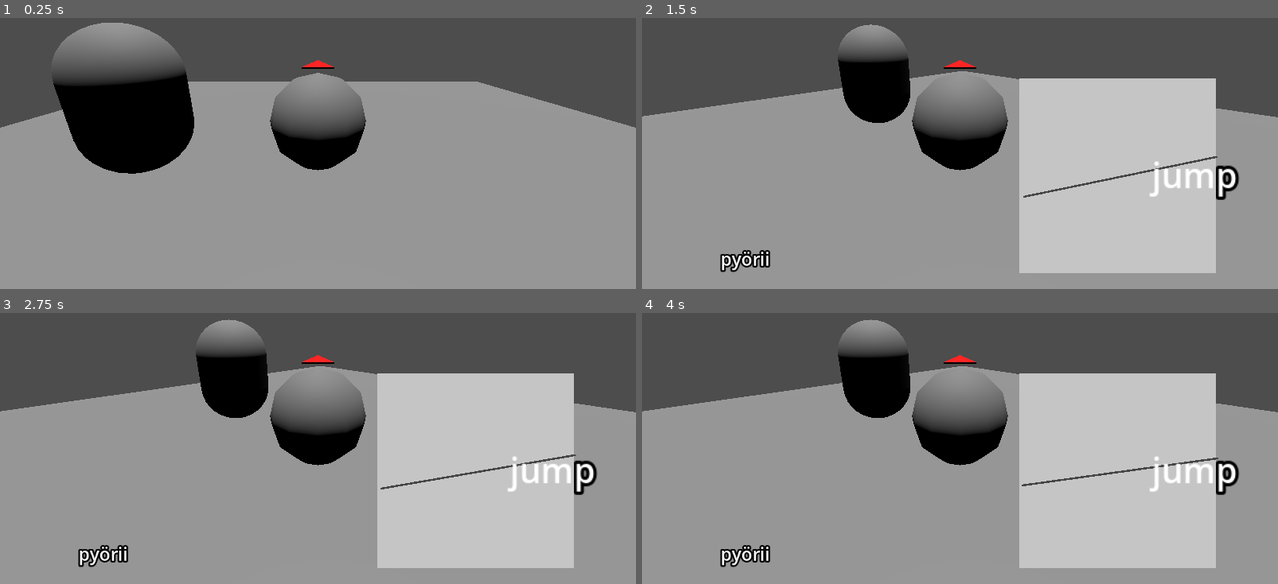
Above: before the commit, frames 1-4 (two rows, left to right).
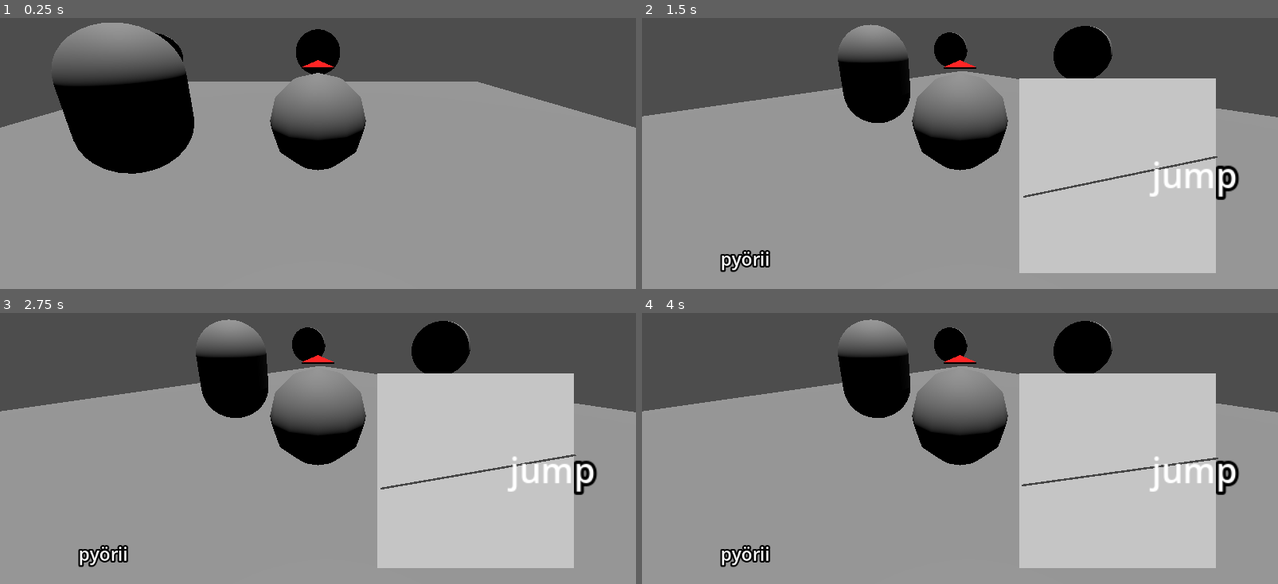
Above: after the commit, the same moments.

Repository: JaaskelainenL/tik-gamejam
Game: Godot game, scene res://scenes/game.tscn
Same seed, same stepped clock (60 frames per second), same inputs: the game is played once before the commit and once after it.
Inputs:
- Up to frame 1 (0.25 s): no input
- Up to frame 2 (1.5 s): tap Enter (ui_accept) at 0.5, 0.77 s; hold Right (ui_right) 0.53-1.28 s; hold Down (ui_down) from 1.28 s (still down)
- Up to frame 3 (2.75 s): tap Enter (ui_accept) at 1.52 s; release Down (ui_down) at 2.03 s; hold Right (ui_right) from 2.03 s (still down)
- Up to frame 4 (4 s): release Right (ui_right) at 2.78 s; hold Up (ui_up) 2.78-3.53 s; tap Enter (ui_accept) at 3.02, 3.5, 3.77 s; hold Left (ui_left) from 3.53 s (still down)

The runs differ from the first frame. In frame 1, 0.9% of the frame differs, in the area x 21-54%, y 2-21%; in frame 2, 1.9%; in frame 3, 1.9%, in the area x 31-74%, y 2-39%; in frame 4, 1.9%.

Commit message:
added pickups, adjusted enemy knockback

Diff:
--- a/scenes/enemy.gd
+++ b/scenes/enemy.gd
@@ -3,9 +3,9 @@
 
 # Constants
 const GRAVITY: float = -9.8
-const PUSH_FORCE: float = 10.0
+const PUSH_FORCE: float = 5.0
 const MAX_FALL_SPEED: float = -20.0
-const DECELERATION: float = 2.0
+const DECELERATION: float = 5.0
 var HIT_TIMER: float = 0.0
 const HIT_COOLDOWN: float = 0.5
 
--- a/scenes/game.tscn
+++ b/scenes/game.tscn
@@ -1,8 +1,9 @@
-[gd_scene load_steps=5 format=3 uid="uid://dcgulooakxcf8"]
+[gd_scene load_steps=6 format=3 uid="uid://dcgulooakxcf8"]
 
 [ext_resource type="PackedScene" uid="uid://tar4o1gxdhg1" path="res://scenes/player.tscn" id="1_vryax"]
 [ext_resource type="PackedScene" uid="uid://bgd1shp5bleyv" path="res://scenes/enemy.tscn" id="2_15064"]
 [ext_resource type="Script" path="res://scenes/enemy.gd" id="3_8awln"]
+[ext_resource type="PackedScene" uid="uid://lsgeeqv4m2fq" path="res://scenes/pickup.tscn" id="4_6smg6"]
 
 [sub_resource type="BoxShape3D" id="BoxShape3D_ldt8b"]
 
@@ -10,6 +11,7 @@
 transform = Transform3D(1, 0, 0, 0, 1, 0, 0, 0, 1, 0, -0.00395554, 0)
 
 [node name="Pleijeri" parent="." instance=ExtResource("1_vryax")]
+unique_name_in_owner = true
 transform = Transform3D(1, 0, 0, 0, 1, 0, 0, 0, 1, 0, 0.486619, 0)
 
 [node name="Camera3D" type="Camera3D" parent="Pleijeri"]
@@ -35,3 +37,12 @@
 
 [node name="CollisionShape3D" type="CollisionShape3D" parent="killplane"]
 shape = SubResource("BoxShape3D_ldt8b")
+
+[node name="pickup" parent="." instance=ExtResource("4_6smg6")]
+transform = Transform3D(1, 0, 0, 0, 1, 0, 0, 0, 1, 0, 0.676651, 3.15382)
+
+[node name="pickup2" parent="." instance=ExtResource("4_6smg6")]
+transform = Transform3D(0.866025, 0, 0.5, 0, 1, 0, -0.5, 0, 0.866025, 3.65226, 0.59856, 3.15382)
+
+[node name="pickup3" parent="." instance=ExtResource("4_6smg6")]
+transform = Transform3D(0.258819, 0, 0.965926, 0, 1, 0, -0.965926, 0, 0.258819, -2.80372, 0.676651, -0.724948)
--- /dev/null
+++ b/scenes/pickup.gd
@@ -0,0 +1,8 @@
+# File: collectible.gd
+extends Area3D
+
+func _on_body_entered(body: Node3D) -> void:
+	if body.name == "Pleijeri":
+		%Pleijeri.items.append("item")
+		print(str(%Pleijeri.items))
+		queue_free()  # Remove the collectible from the scene.
--- /dev/null
+++ b/scenes/pickup.tscn
@@ -0,0 +1,22 @@
+[gd_scene load_steps=4 format=3 uid="uid://lsgeeqv4m2fq"]
+
+[ext_resource type="Script" path="res://scenes/pickup.gd" id="1_g3o6r"]
+
+[sub_resource type="CylinderShape3D" id="CylinderShape3D_c0l3k"]
+height = 0.1
+
+[sub_resource type="CylinderMesh" id="CylinderMesh_4jdie"]
+height = 0.1
+
+[node name="pickup" type="Area3D"]
+script = ExtResource("1_g3o6r")
+
+[node name="CollisionShape3D" type="CollisionShape3D" parent="."]
+transform = Transform3D(1, 0, 0, 0, -4.37114e-08, -1, 0, 1, -4.37114e-08, 0, 0, 0)
+shape = SubResource("CylinderShape3D_c0l3k")
+
+[node name="MeshInstance3D" type="MeshInstance3D" parent="."]
+transform = Transform3D(1, 0, 0, 0, -4.37114e-08, -1, 0, 1, -4.37114e-08, 0, 0, 0)
+mesh = SubResource("CylinderMesh_4jdie")
+
+[connection signal="body_entered" from="." to="." method="_on_body_entered"]
--- a/scenes/player.gd
+++ b/scenes/player.gd
@@ -7,7 +7,7 @@
 var doing_action = false
 var roulette_active = false
 var roulette_instance = null
-
+var items: Array[String] = []
 # Movement speed on the ground
 var speed: float = 5.0  # You can adjust this value
 
